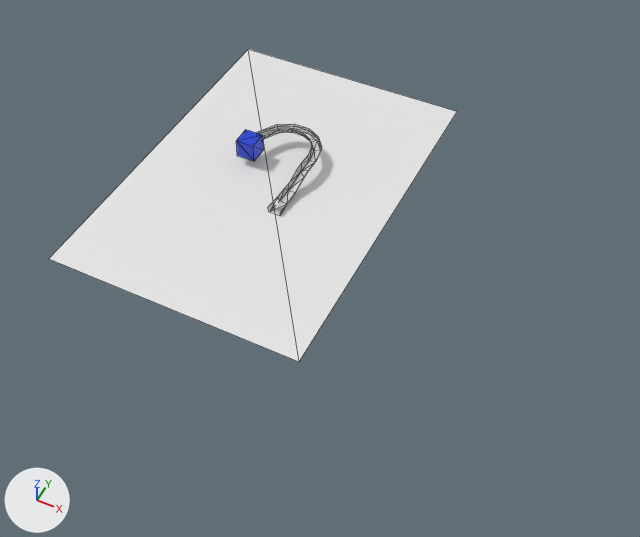
Before and after pictures for a commit that changed the COLLADA model wire_forms.dae.
Camera for both pictures: a camera (50 mm lens) standing at (14.6, -20.3, 21.7) and looking at (5.4, -1.9, -1.3). The axes (+X, +Y, +Z) are drawn at lower left. The lights are the same throughout. Mesh edges are drawn as thin lines on the coarser meshes. Where no turn or scale is listed for an object, it has been applied to the vertices.

The first picture shows 'P__ramp_physics_alt_c__convert__decimate__apply', 'Plane'.
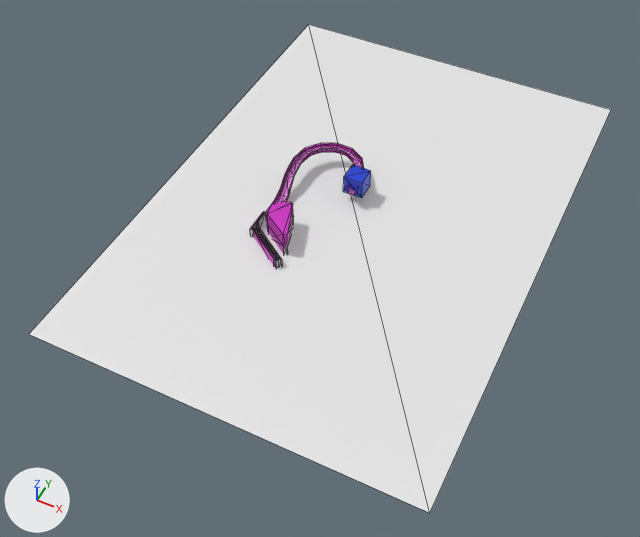
Commit message: Swap stuff around for left flipper.

The change in detail:
Material 'invisble' (mat_invisble) changes colour from light grey #cdcdcd to pink #cd2cc0; in linear values from (0.61, 0.61, 0.61) to (0.61, 0.025, 0.526).
me_mesh has 63 vertices, 91 faces and spans x -3.13..-0.38, y -3.18..0.68, z 0.0..0.8.
me_mesh is used by ob_p__ramp_physics_alt_c__convert__decimate__apply; location (4.14, 1.76, 0.0).
me_mesh part 1: the whole mesh is mirrored in x about its middle, then moved by (0.82, 0.0, 0.0).
Mesh me_cube_001 is new.
It has 50 vertices, 92 faces and spans x 0.17..1.76, y -1.63..0.51, z -0.21..0.94.
It uses material mat_invisble (pink #cd2cc0).
Mesh me_cube_002 is new.
It has 50 vertices, 92 faces and spans x 0.17..1.76, y -1.63..0.51, z -0.21..0.39.
It uses material mat_material (light grey #d1d1d1).
Object 'P__ramp_physics_alt_c__convert__decimate__apply' (ob_p__ramp_physics_alt_c__convert__decimate__apply) moves from (4.14, 1.76, 0.0) to (5.31, 1.46, 0.0).
Object 'Plane' (ob_plane) moves from (2.34, 0.08, 0.0) to (5.72, 0.08, 0.0).
Object 'Plane' (ob_plane) is rescaled from (2.63, 3.76, 2.03) to (3.72, 5.32, 2.88).
Object 'P_left_inlane' (ob_p_left_inlane) is new; it shows me_cube_001.
Its location is (2.97, -1.99, 0.0).
Object 'visual_inlane' (ob_visual_inlane) is new; it shows me_cube_002.
Its location is (2.98, -1.99, 0.0).

Pixel boxes [x1, y1, x2, y2] of what changed, in the pictures (640 x 537 px):
'Plane', moved, rescaled (43% wider, 56% taller): before [49, 49, 457, 362]; after [29, 25, 611, 513]
'P__ramp_physics_alt_c__convert__decimate__apply', recoloured, mesh mirrored, moved: before [257, 124, 322, 215]; after [266, 143, 364, 217]
'P_left_inlane', added (pink): after [250, 202, 293, 268]
'visual_inlane', added: after [250, 212, 294, 268]
